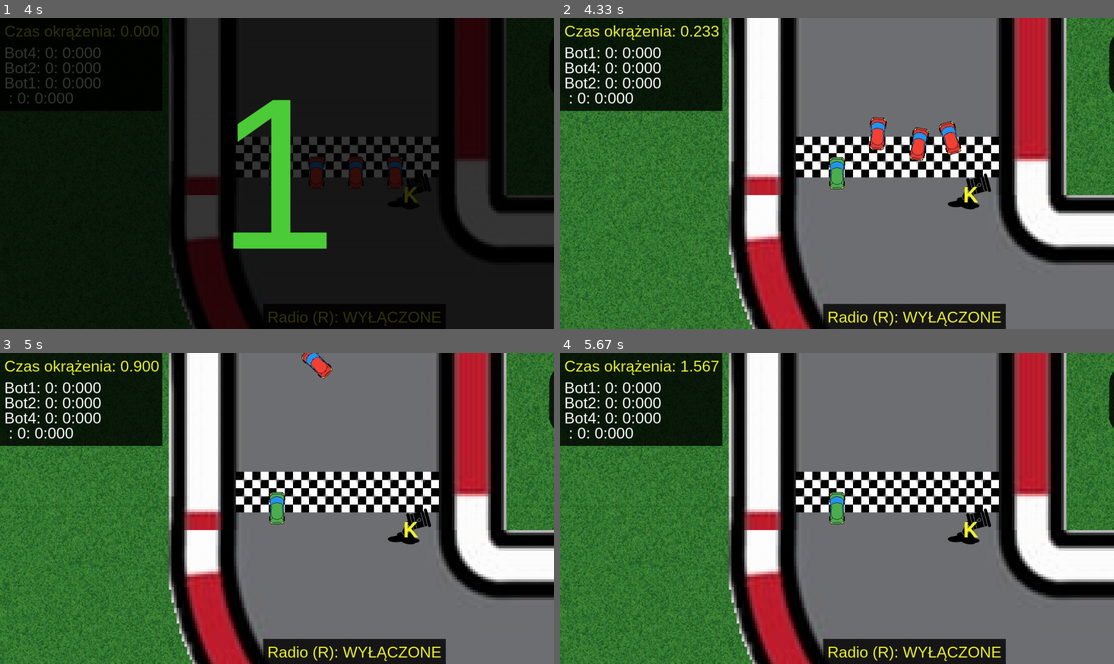
Above: before the commit, frames 1-4 (two rows, left to right).
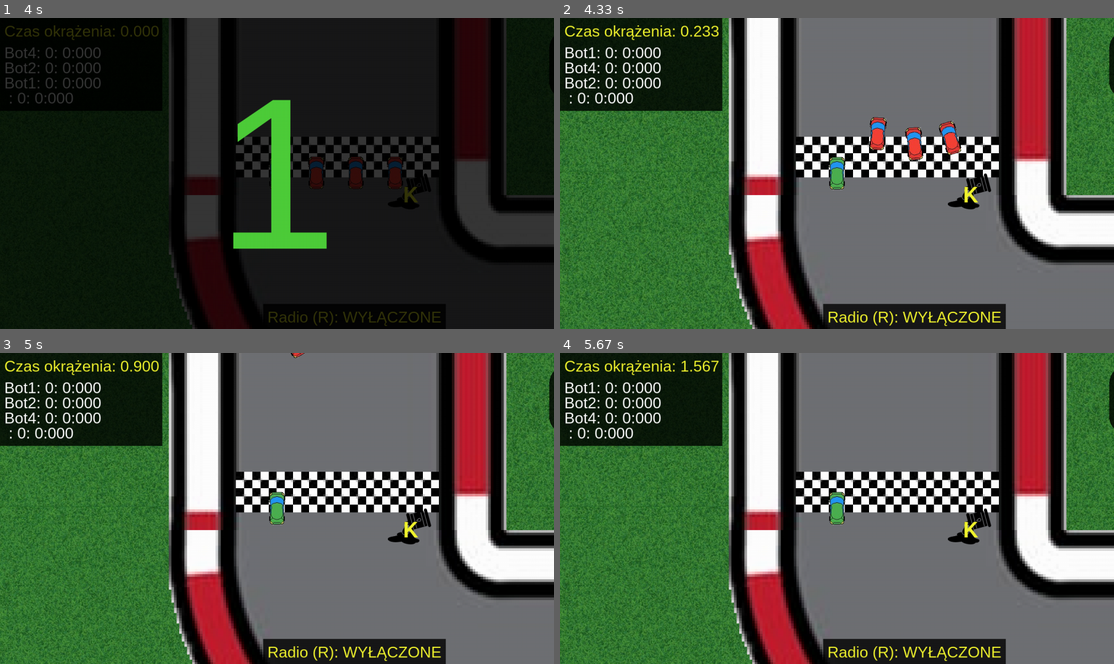
Above: after the commit, the same moments.

Repository: PiotrFurtak/Motorola
Game: pygame game, started from Main.py
Two runs of this game, one before a commit and one after it. Both use one fixed random seed, a clock stepped at 60 frames per second and the inputs below.
Inputs (mouse positions are in pixels of both pictures, inside the frame that each line leads up to):
- Up to frame 1 (4 s): click (105, 276) at 0.38 s; tap Space at 0.67 s; click (277, 257) at 1.05 s
- Up to frame 2 (4.33 s): no input
- Up to frame 3 (5 s): tap Space at 4.6 s
- Up to frame 4 (5.67 s): no input

Frame 1 is identical in both runs. In frame 2, 0.3% of the frame differs, in the area x 62-67%, y 35-47%; in frame 3, 0.3%; in frame 4, nothing differs.

Commit message:
Naprawa bota 4

Diff:
--- a/Game.py
+++ b/Game.py
@@ -78,6 +78,9 @@
 
             elif event.type == pygame.KEYUP:
                 self.pressed_keys.discard(event.key)
+            # elif event.type == pygame.MOUSEBUTTONDOWN: # Debugowanie botów
+            #     x,y = self.allCars[1].get_real_point(event.pos)
+            #     print(self.allCars[1].find_pixel_values((x,y)))
 
         self.player.get_pressed_keys(self.pressed_keys) # Wysyłamy autu gracza informację o klawiszach
 
--- a/Track.py
+++ b/Track.py
@@ -4,16 +4,16 @@
 
 class Turn(Sprite):
     """ type can be for example NE, meaning you approach turn from up(N), and leave a tile from right(E) side """
-    types = {"NE":{"angle":90,"measure_point":(130,0),"reverse?":False},  # Pierwsza litera typu oznacza skąd wjeżdżamy na pole
-                "EN":{"angle":90,"measure_point":(130,0),"reverse?":True},# a druga oznacza skąd wyjeżdżamy z pola
-                "NW":{"angle":180,"measure_point":(0,0),"reverse?":False},
-                "WN":{"angle":180,"measure_point":(0,0),"reverse?":True},
-                "SE":{"angle":0,"measure_point":(130,130),"reverse?":False},
-                "ES":{"angle":0,"measure_point":(130,130),"reverse?":True},
-                "SW":{"angle":270,"measure_point":(0,130),"reverse?":False},
-                "WS":{"angle":270,"measure_point":(0,130),"reverse?":True}}
+    types = {"NE":{"angle":90,"measure_point":(130,0),"reverse?":False,"direction":"L"},  # Pierwsza litera typu oznacza skąd wjeżdżamy na pole
+                "EN":{"angle":90,"measure_point":(130,0),"reverse?":True,"direction":"P"},# a druga oznacza skąd wyjeżdżamy z pola
+                "NW":{"angle":180,"measure_point":(0,0),"reverse?":False,"direction":"P"},
+                "WN":{"angle":180,"measure_point":(0,0),"reverse?":True,"direction":"L"},
+                "SE":{"angle":0,"measure_point":(130,130),"reverse?":False,"direction":"P"},
+                "ES":{"angle":0,"measure_point":(130,130),"reverse?":True,"direction":"L"},
+                "SW":{"angle":270,"measure_point":(0,130),"reverse?":False,"direction":"L"},
+                "WS":{"angle":270,"measure_point":(0,130),"reverse?":True,"direction":"P"}}
 
-    def set_pixel_values(measure_point,reverse,height,width): # Każdy piksel ma swoją "zakrzywioną geometryczną wartość"
+    def set_pixel_values(measure_point,reverse,height,width,direction): # Każdy piksel ma swoją "zakrzywioną geometryczną wartość"
         values = []                                           # x oznacza odległość tzn. im większy x tym dalej pojechaliśmy od staru
         for y in range(height+1):                             # y oznacza wychylenie na lewo-prawo
             column = []                                       # W zależności od typu zakrętu będzie się zmieniać sposób liczenia x i y
@@ -32,7 +32,7 @@
                 middle_rate = 65*width/130
                 value_x = angle*180/pi
                 value_y = radius-middle_rate
-
+                if direction == "P": value_y *= -1
                 column.append((value_x,value_y))
             values.append(column)
         return values
@@ -40,7 +40,7 @@
     values = {}
     for type in types:
         line = types[type]
-        values.setdefault(type,set_pixel_values(line["measure_point"],line["reverse?"],130,130))
+        values.setdefault(type,set_pixel_values(line["measure_point"],line["reverse?"],130,130,line["direction"]))
 
     def __init__(self,window,coords,image,type,id):
         self.type = type
@@ -78,16 +78,16 @@
 
                 if type[0] == "N":
                     value_x = y
-                    value_y = x-middle_rate
+                    value_y = -x+middle_rate
                 elif type[0] == "E":
                     value_x = 130-x
-                    value_y = y-middle_rate
+                    value_y = -y+middle_rate
                 elif type[0] == "S":
                     value_x = 130-y
-                    value_y = -x+middle_rate
+                    value_y = x-middle_rate
                 elif type[0] == "W":
                     value_x = x
-                    value_y = -y+middle_rate
+                    value_y = y-middle_rate
 
 
                 column.append((value_x,value_y))
--- a/ai.py
+++ b/ai.py
@@ -61,7 +61,7 @@
                 player_pixel_values = self.find_pixel_values(self.player.coords)
                 if player_pixel_values == None:
                     value = -0.03*(y)**2+150+x
-                elif player_pixel_values[0]+20 < x < player_pixel_values[0]+1200:
+                elif player_pixel_values[0]+20 < x < player_pixel_values[0]+2200:
                     value = -0.03*(y-player_pixel_values[1])**2+150+x # Jak jest tuż przed graczem, to jedź centralnie przed nim
                 else:
                     value = -0.03*(y)**2+150+x # W przeciwnym razie jedź środkiem
